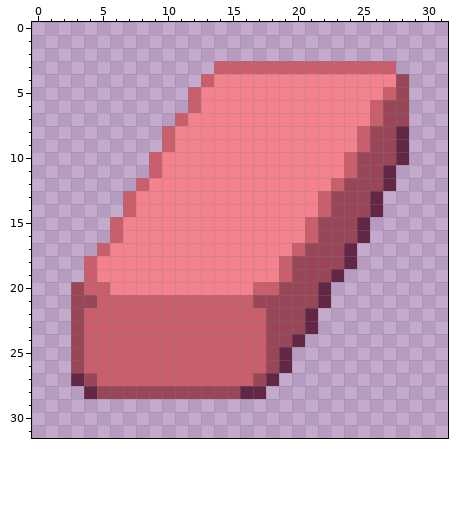
Two versions of one pixel-art sprite, Assets/eraser_icon.png. Above is the file before it was changed.
The file is 32x32 pixels.
After the commit:
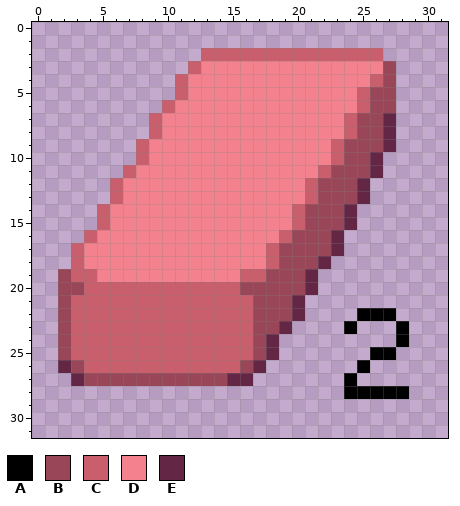
Palette (. is transparent): A #000000  B #994658  C #c95e6c  D #f4818e  E #632745
Changes in this commit:
{"y":2,"x":13,"old":"..............","new":"CCCCCCCCCCCCCC"}
{"y":3,"x":12,"old":"..CCCCCCCCCCCCCC","new":"CDDDDDDDDDDDDDDB"}
{"y":4,"x":11,"old":"..C","new":"CDD"}
{"y":4,"x":26,"old":"DDB","new":"CB."}
{"y":5,"x":11,"old":".C","new":"CD"}
{"y":5,"x":25,"old":"DDCB","new":"CBB."}
{"y":6,"x":10,"old":"..C","new":"CDD"}
{"y":6,"x":25,"old":"DC","new":"CB"}
{"y":6,"x":28,"old":"B","new":"."}
{"y":7,"x":9,"old":"..C","new":"CDD"}
{"y":7,"x":24,"old":"DDCBB","new":"CBBE."}
{"y":8,"x":9,"old":".C","new":"CD"}
{"y":8,"x":24,"old":"DC","new":"CB"}
{"y":8,"x":27,"old":"BE","new":"E."}
{"y":9,"x":8,"old":"..C","new":"CDD"}
{"y":9,"x":23,"old":"DDC","new":"CBB"}
{"y":9,"x":27,"old":"BE","new":"E."}
{"y":10,"x":8,"old":".C","new":"CD"}
{"y":10,"x":23,"old":"DC","new":"CB"}
{"y":10,"x":26,"old":"BBE","new":"E.."}
{"y":11,"x":7,"old":"..C","new":"CDD"}
{"y":11,"x":22,"old":"DDC","new":"CBB"}
{"y":11,"x":26,"old":"BE","new":"E."}
{"y":12,"x":6,"old":"..C","new":"CDD"}
{"y":12,"x":21,"old":"DDC","new":"CBB"}
{"y":12,"x":25,"old":"BBE","new":"E.."}
{"y":13,"x":6,"old":".C","new":"CD"}
{"y":13,"x":21,"old":"DC","new":"CB"}
{"y":13,"x":25,"old":"BE","new":"E."}
{"y":14,"x":5,"old":"..C","new":"CDD"}
{"y":14,"x":20,"old":"DDC","new":"CBB"}
{"y":14,"x":24,"old":"BBE","new":"E.."}
{"y":15,"x":5,"old":".C","new":"CD"}
{"y":15,"x":20,"old":"DC","new":"CB"}
{"y":15,"x":24,"old":"BE","new":"E."}
{"y":16,"x":4,"old":"..C","new":"CDD"}
{"y":16,"x":19,"old":"DDC","new":"CBB"}
{"y":16,"x":23,"old":"BBE","new":"E.."}
{"y":17,"x":3,"old":"..C","new":"CDD"}
{"y":17,"x":18,"old":"DDC","new":"CBB"}
{"y":17,"x":23,"old":"BE","new":"E."}
{"y":18,"x":3,"old":".C","new":"CD"}
{"y":18,"x":18,"old":"DC","new":"CB"}
{"y":18,"x":22,"old":"BBE","new":"E.."}
{"y":19,"x":2,"old":"..","new":"BC"}
{"y":19,"x":16,"old":"DDDC","new":"CCBB"}
{"y":19,"x":21,"old":"BBE","new":"E.."}
{"y":20,"x":2,"old":".","new":"B"}
{"y":20,"x":6,"old":"DDDDDDDDDDDCC","new":"CCCCCCCCCCBBB"}
{"y":20,"x":21,"old":"BE","new":"E."}
{"y":21,"x":2,"old":".BB","new":"BCC"}
{"y":21,"x":20,"old":"BBE","new":"E.."}
{"y":22,"x":2,"old":".B","new":"BC"}
{"y":22,"x":17,"old":"C","new":"B"}
{"y":22,"x":20,"old":"BE","new":"E."}
{"y":22,"x":25,"old":"...","new":"AAA"}
{"y":23,"x":2,"old":".B","new":"BC"}
{"y":23,"x":17,"old":"C","new":"B"}
{"y":23,"x":19,"old":"BBE","new":"E.."}
{"y":23,"x":24,"old":".","new":"A"}
{"y":23,"x":28,"old":".","new":"A"}
{"y":24,"x":2,"old":".B","new":"BC"}
{"y":24,"x":17,"old":"CBBE","new":"BE.."}
{"y":24,"x":28,"old":".","new":"A"}
{"y":25,"x":2,"old":".B","new":"BC"}
{"y":25,"x":17,"old":"CBE","new":"BE."}
{"y":25,"x":26,"old":"..","new":"AA"}
{"y":26,"x":2,"old":".","new":"E"}
{"y":26,"x":16,"old":"CCBE","new":"BE.."}
{"y":26,"x":25,"old":".","new":"A"}
{"y":27,"x":5,"old":"CCCCCCCCCCCCBE","new":"BBBBBBBBBBEE.."}
{"y":27,"x":24,"old":".","new":"A"}
{"y":28,"x":4,"old":"EBBBBBBBBBBBEE","new":".............."}
{"y":28,"x":24,"old":".....","new":"AAAAA"}
